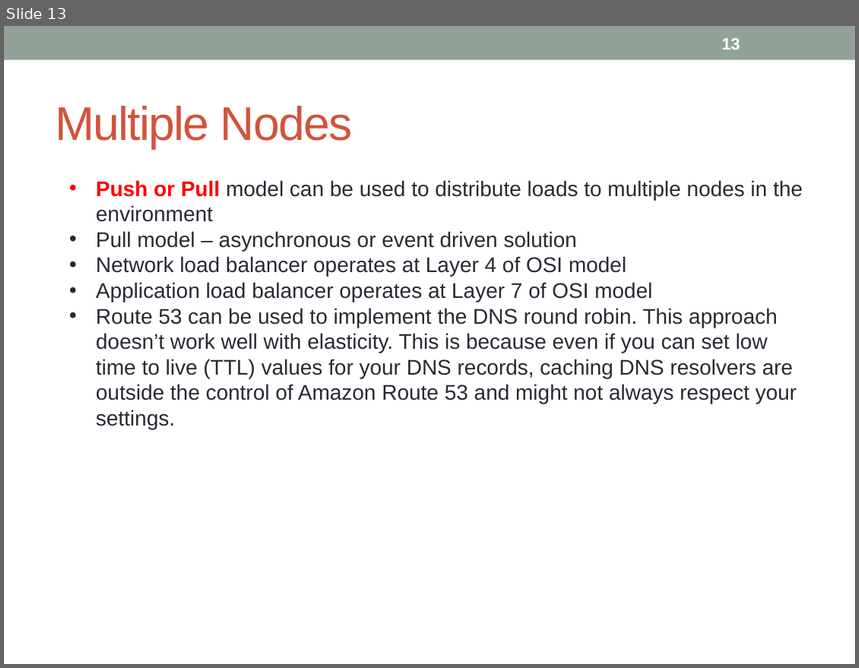
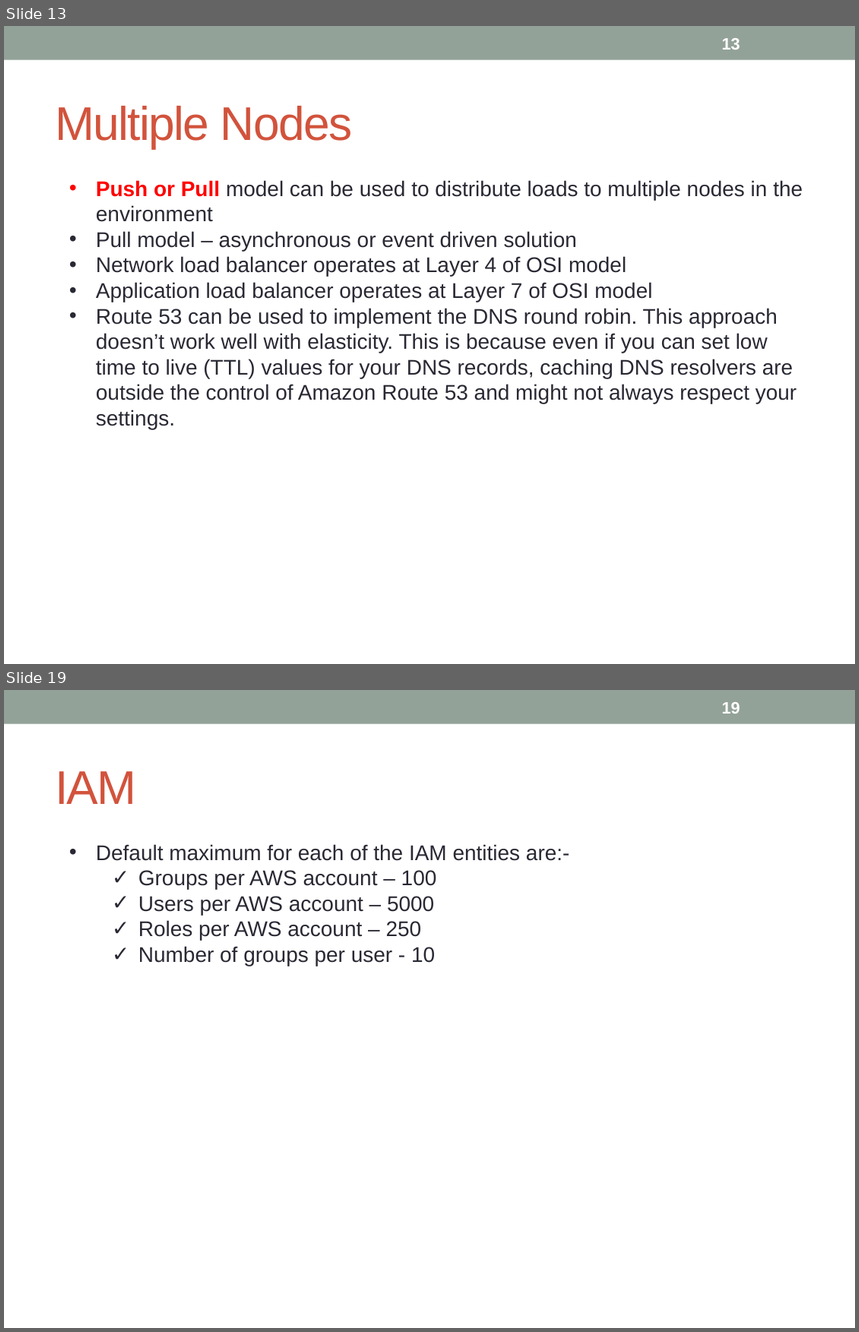
Before and after one commit to notionquest/ProjectDocumentation, a slide deck: AWS_Sysops.pptx. Shown one above the other, each under a label of ours: slide 13 before the commit, slides 13 and 19 after it; the slides between them are not shown. The pictures are 859x668 and 859x1332 pixels, drawn with LibreOffice and Linux fonts; fonts in the diff are those of the drawing. Boxes give left, top, right and bottom in pixels: in the first picture for what was removed or moved away, otherwise in the second. Text is boxed around its words. In the diff, an @@ line names an element or a change of style, - is before the commit and + after.

```diff
--- a/AWS_Sysops.pptx
+++ b/AWS_Sysops.pptx
@@ slide 19 added at (x1=4, y1=690, x2=855, y2=1328), background #FFFFFF; not listed: 1 template element that a slide beside it also shows @@
@@ page number added at (x1=722, y1=702, x2=740, y2=714), 14 pt, text #FFFFFF, bold @@
+19
@@ title added at (x1=55, y1=771, x2=136, y2=804), 40 pt, text #D2533C @@
+IAM
@@ text added at (x1=96, y1=844, x2=570, y2=966), 18 pt, text #292934 @@
+• Default maximum for each of the IAM entities are:-
+  ✓ Groups per AWS account – 100
+  ✓ Users per AWS account – 5000
+  ✓ Roles per AWS account – 250
+  ✓ Number of groups per user - 10
```
Also in this commit, not shown: 4 slides changed, 9 other slides added.
